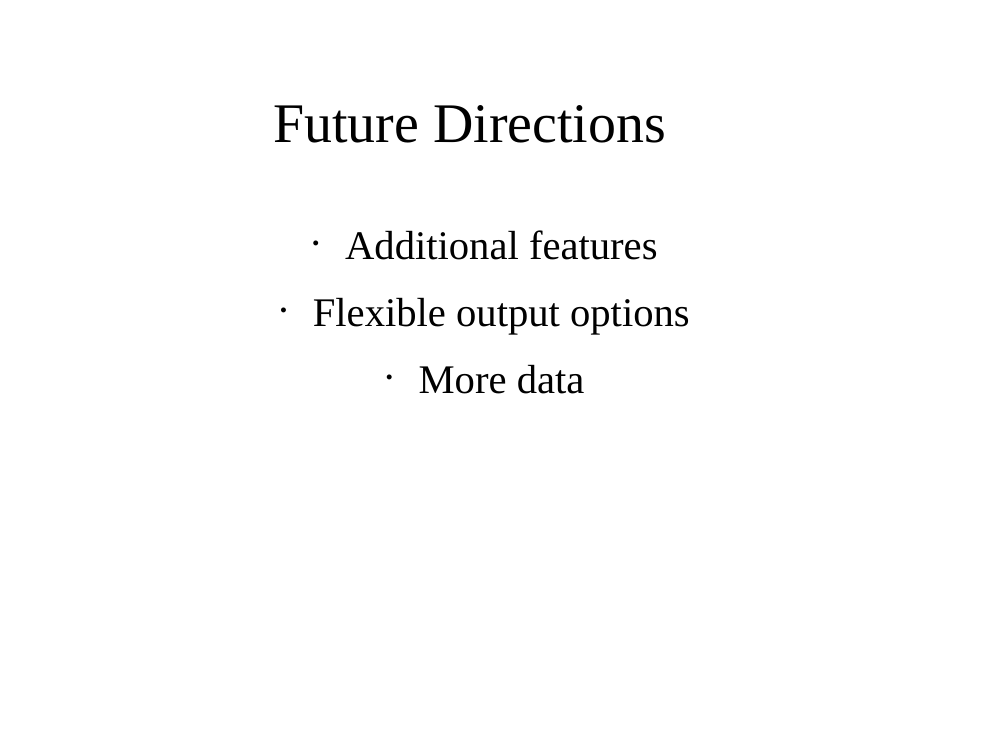
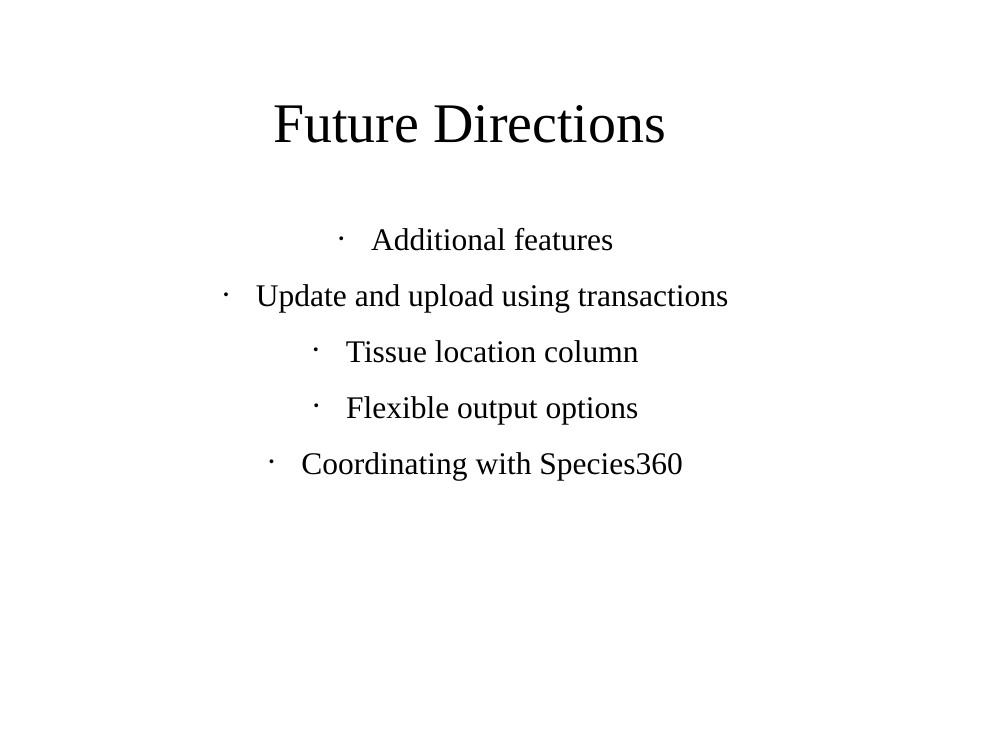
Before and after one commit to icwells/compOncDB, a slide deck: slide 13 of utils/databasePresentation.odp (slide 12 before the commit). Drawn at 1008x756 pixels with LibreOffice and Linux fonts; fonts in the diff are those of the drawing; background and template pictures are left out. Boxes give left, top, right and bottom in pixels: in the first picture for what was removed or moved away, otherwise in the second. Text is boxed around its words. In the diff, an @@ line names an element or a change of style, - is before the commit and + after.

```diff
--- a/utils/databasePresentation.odp
+++ b/utils/databasePresentation.odp
@@ text "Additional features" moved from (x1=313, y1=230, x2=690, y2=394) to (x1=256, y1=228, x2=728, y2=480) @@
@@ text at (x1=346, y1=228, x2=639, y2=424): size 32 to 24.8 pt in "Additional features", "Flexible output options" @@
@@ text at (x1=256, y1=284, x2=728, y2=363): paragraphs added @@
+• Update and upload using transactions
+• Tissue location column
@@ text at (x1=301, y1=452, x2=682, y2=480): text changed; size 32 to 24.8 pt @@
-• More data
+• Coordinating with Species360
```
Also in this commit, not shown: 4 other slides changed, 1 slide added, 1 other file.
